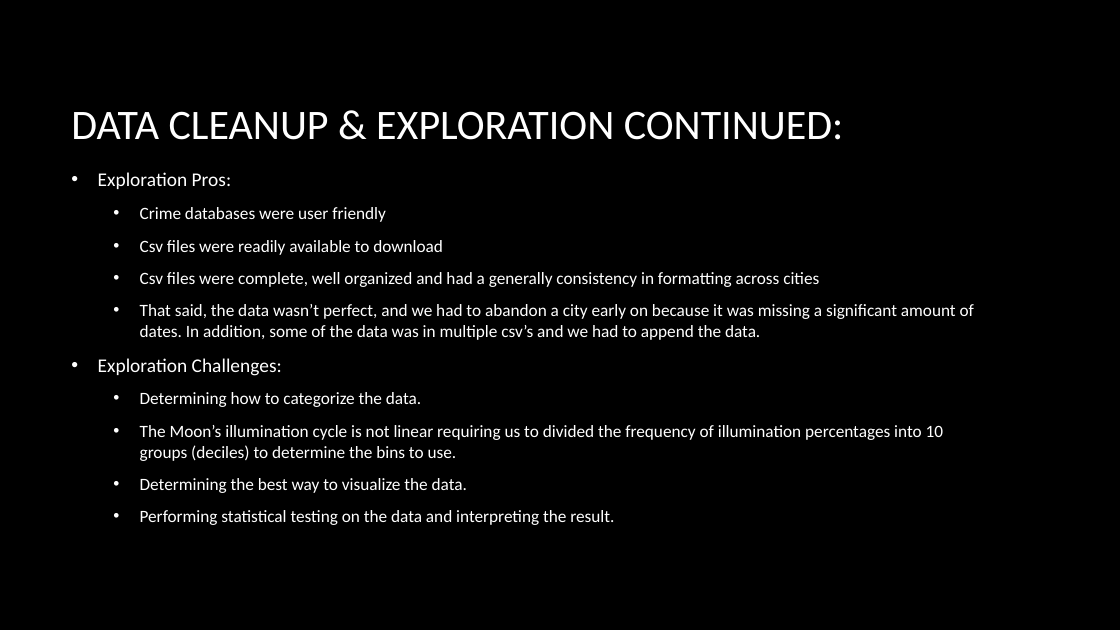
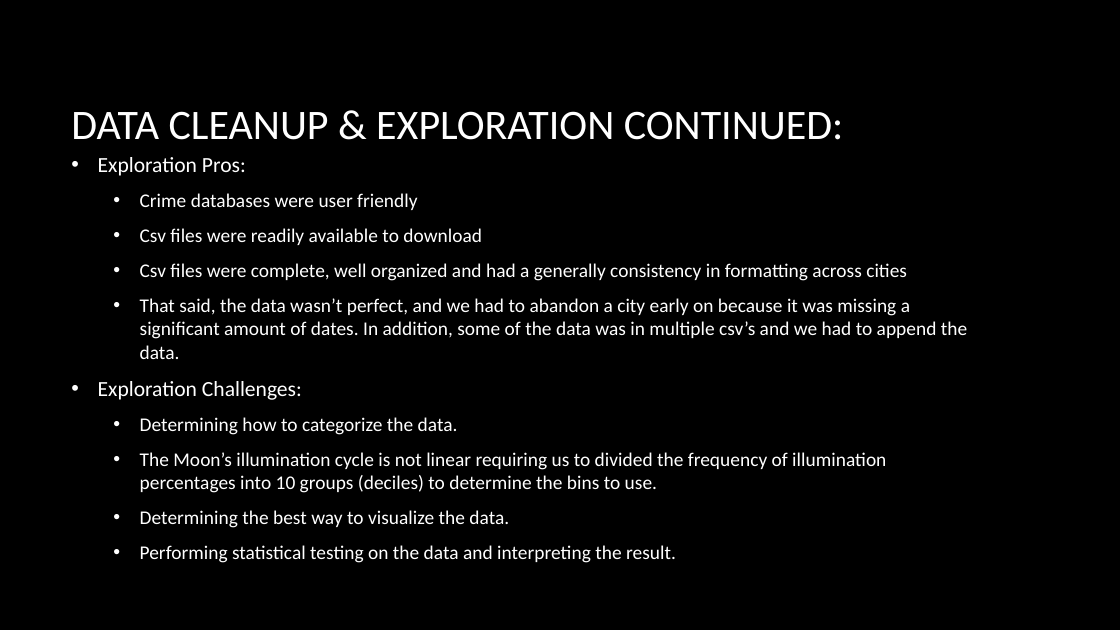
Before and after one commit to knwright/ProgressBar, a slide deck: slide 5 of Presentation.pptx. Drawn at 1120x630 pixels with LibreOffice and Linux fonts; fonts in the diff are those of the drawing; background and template pictures are left out. Boxes give left, top, right and bottom in pixels: in the first picture for what was removed or moved away, otherwise in the second. Text is boxed around its words. In the diff, an @@ line names an element or a change of style, - is before the commit and + after.

Commit message:
updated ppt

```diff
--- a/Presentation.pptx
+++ b/Presentation.pptx
@@ text "Exploration Pros:": place and size @@
-text "Exploration Pros:" at [98,207,974,525]
+text "Exploration Pros:" at [98,157,967,563]
@@ text "Exploration Pros:" at [98,157,967,563]: size 16.6 to 18.5 pt in "Exploration Pros:", "Exploration Challenges:"; size 14.8 to 16.6 pt @@
```
Also in this commit, not shown: 2 other slides changed, 15 slides added, 1 other file.
